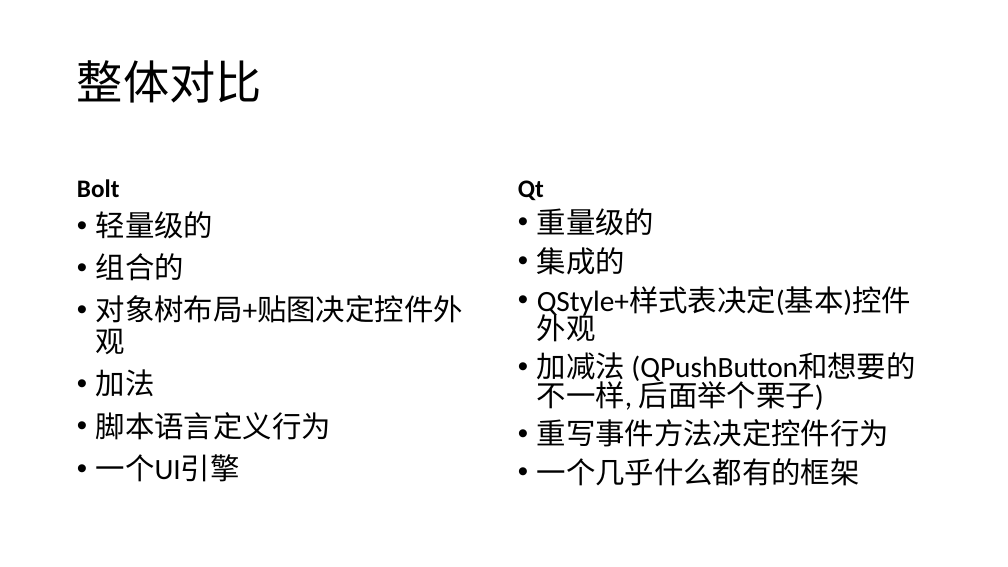
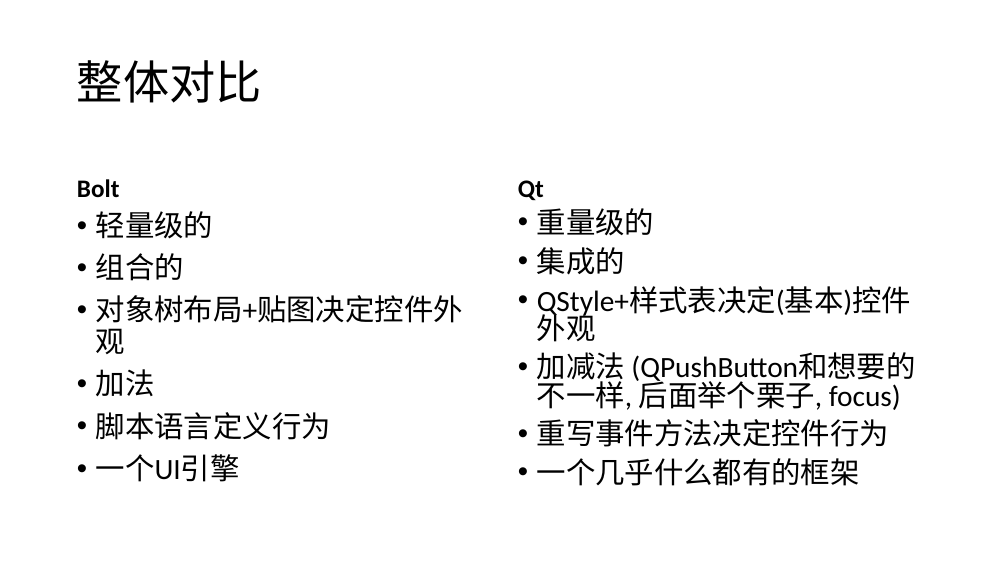
Before and after one commit to nifei/samples, a slide deck: slide 2 of Bolt_Qt.pptx. Drawn at 1008x567 pixels with LibreOffice and Linux fonts; fonts in the diff are those of the drawing; background and template pictures are left out. Boxes give left, top, right and bottom in pixels: in the first picture for what was removed or moved away, otherwise in the second. Text is boxed around its words. In the diff, an @@ line names an element or a change of style, - is before the commit and + after.

```diff
--- a/Bolt_Qt.pptx
+++ b/Bolt_Qt.pptx
@@ text at box(537, 352, 901, 410): text changed @@
-• 加减法 (QPushButton和想要的不一样, 后面举个栗子)
+• 加减法 (QPushButton和想要的不一样, 后面举个栗子, focus)
```
Also in this commit, not shown: 1 slide added.
